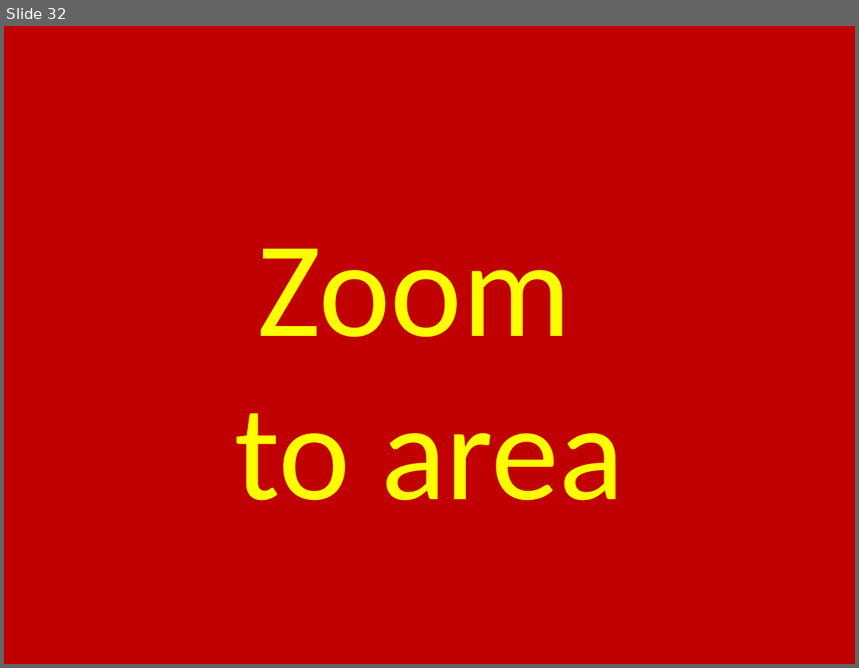
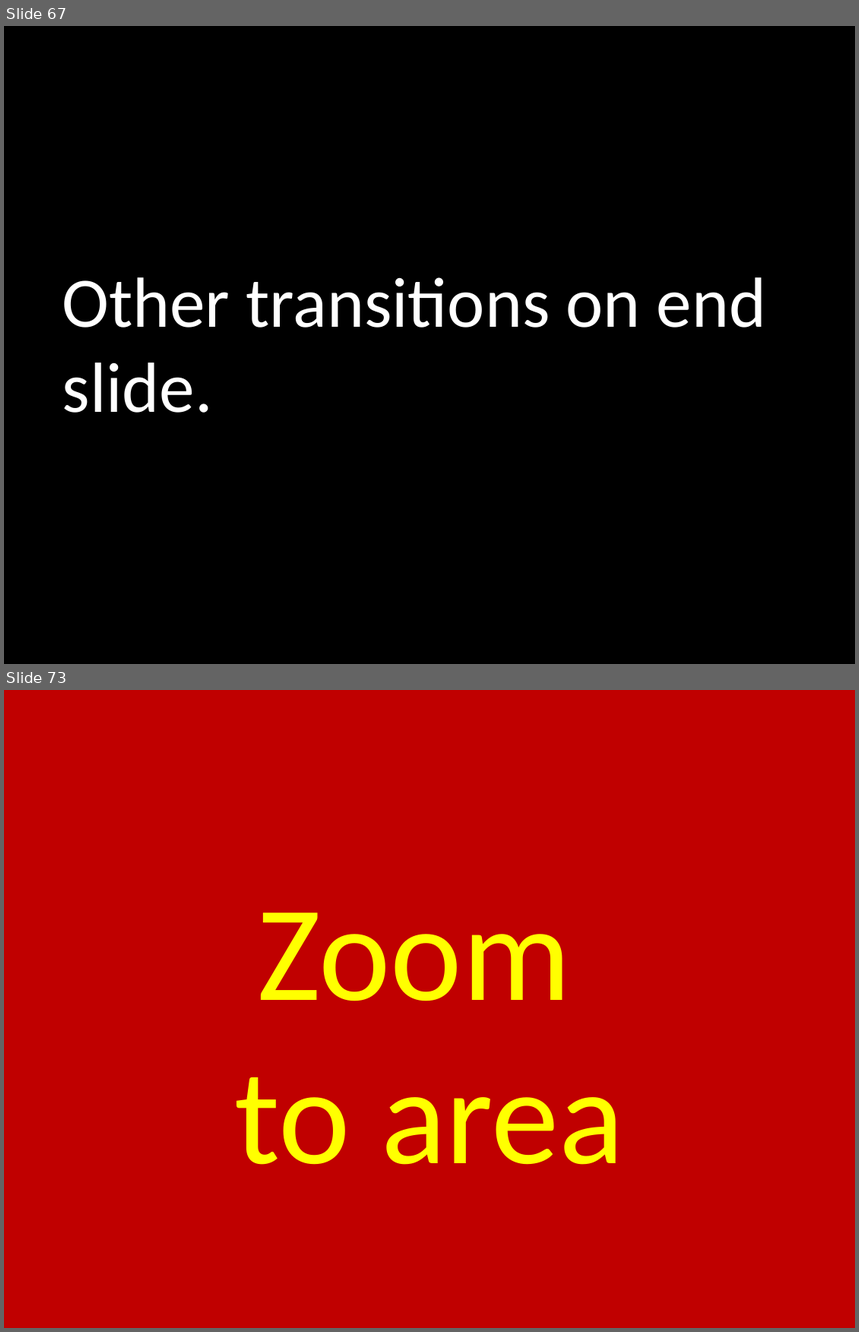
Before and after one commit to PowerPointLabs/PowerPointLabs, a slide deck: doc/Test scenarios.pptx. Shown one above the other, each under a label of ours: slide 32 before the commit, slides 67 and 73 after it; the slides between them are not shown. The pictures are 859x668 and 859x1332 pixels, drawn with LibreOffice and Linux fonts; fonts in the diff are those of the drawing. Boxes give left, top, right and bottom in pixels: in the first picture for what was removed or moved away, otherwise in the second. Text is boxed around its words. In the diff, an @@ line names an element or a change of style, - is before the commit and + after.

```diff
--- a/doc/Test scenarios.pptx
+++ b/doc/Test scenarios.pptx
@@ slide 67 added at [4,26,855,664], background #000000 @@
@@ title added at [63,278,766,413], 60 pt, text #FFFFFF @@
+Other transitions on end slide.
@@ what was slide 32 is now slide 73 @@
```
Also in this commit, not shown: 1 slide changed, 42 other slides added, 2 slides removed, 7 other files.
